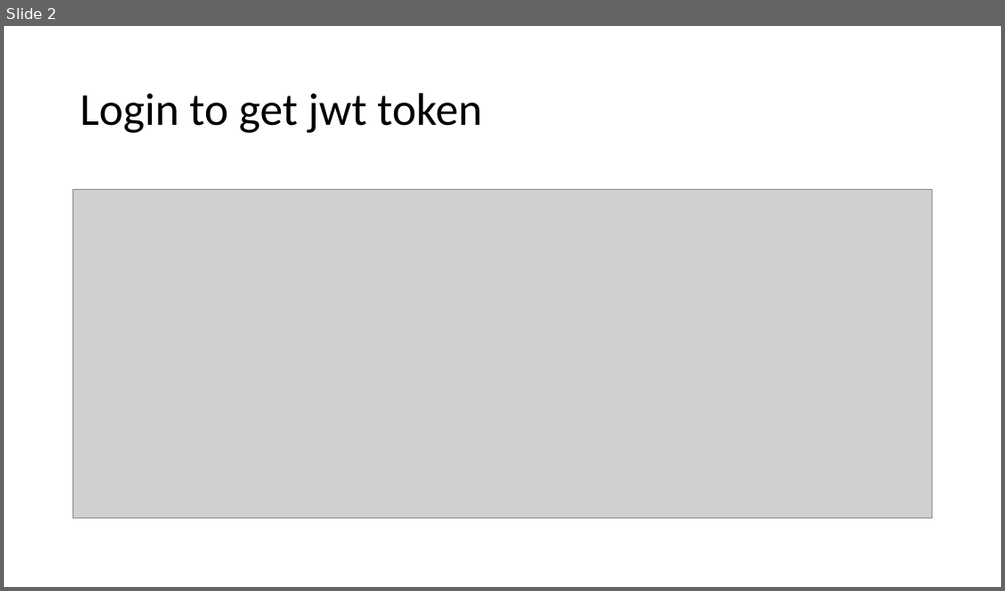
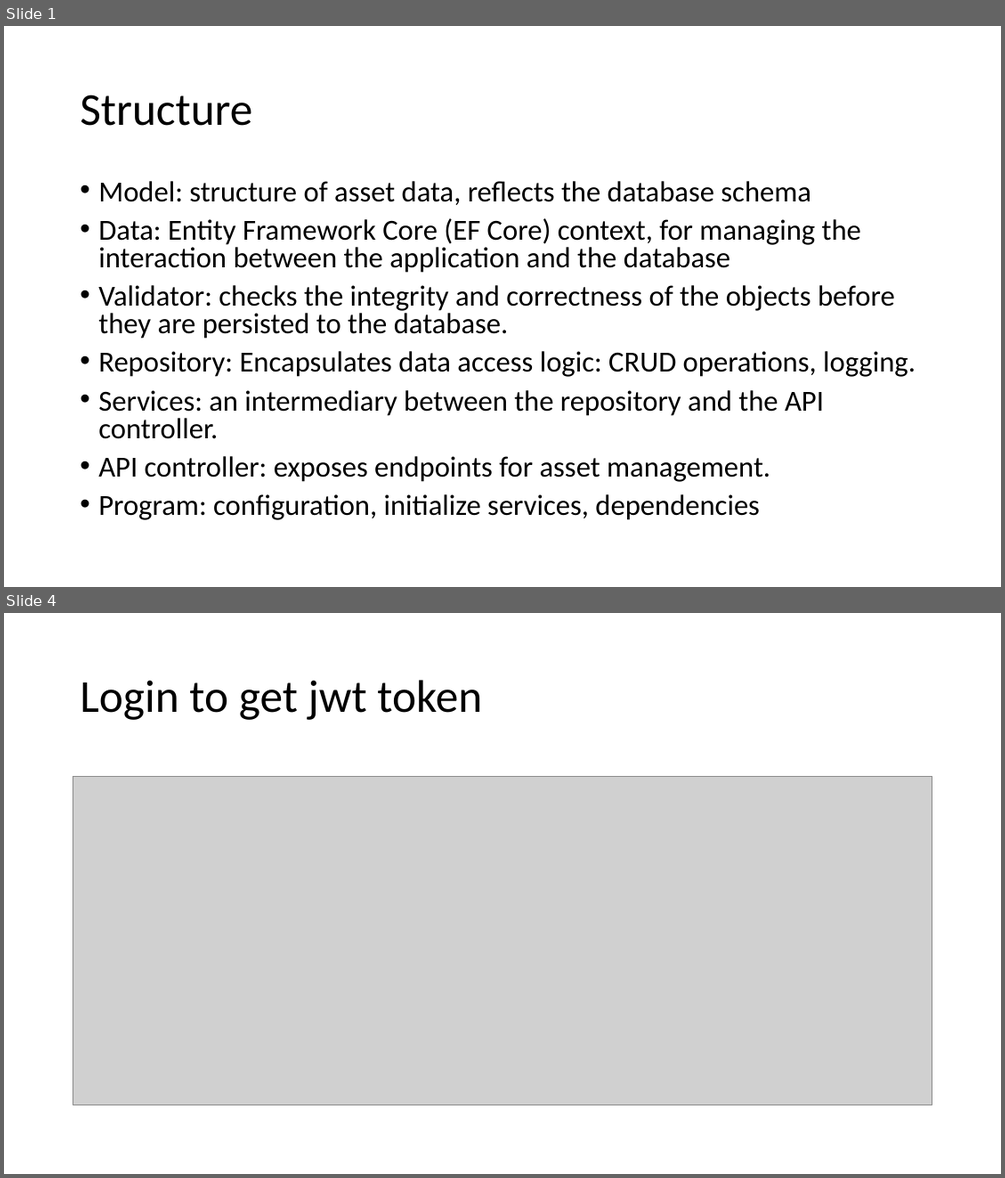
Before and after one commit to Lejuan60606/PlayGoodSolution, a slide deck: Presentation1.pptx. Shown one above the other, each under a label of ours: slide 2 before the commit, slides 1 and 4 after it; the slides between them are not shown. The pictures are 1005x591 and 1005x1178 pixels, drawn with LibreOffice and Linux fonts; fonts in the diff are those of the drawing; grey boxes stand for pictures. Boxes give left, top, right and bottom in pixels: in the first picture for what was removed or moved away, otherwise in the second. Text is boxed around its words. In the diff, an @@ line names an element or a change of style, - is before the commit and + after.

Commit message:
update ppt

```diff
--- a/Presentation1.pptx
+++ b/Presentation1.pptx
@@ slide 1 added at box(4, 26, 1001, 587), background #FFFFFF @@
@@ title added at box(80, 95, 252, 126), 44 pt, text #000000 @@
+Structure
@@ text added at box(98, 181, 915, 520), 28 pt, text #000000 @@
+• Model: structure of asset data, reflects the database schema
+• Data: Entity Framework Core (EF Core) context, for managing the interaction between the application and the database
+• Validator: checks the integrity and correctness of the objects before they are persisted to the database.
+• Repository: Encapsulates data access logic: CRUD operations, logging.
+• Services: an intermediary between the repository and the API controller.
+• API controller: exposes endpoints for asset management.
+• Program: configuration, initialize services, dependencies
@@ what was slide 2 is now slide 4 @@
```
Also in this commit, not shown: 6 other slides added, 1 slide removed.
